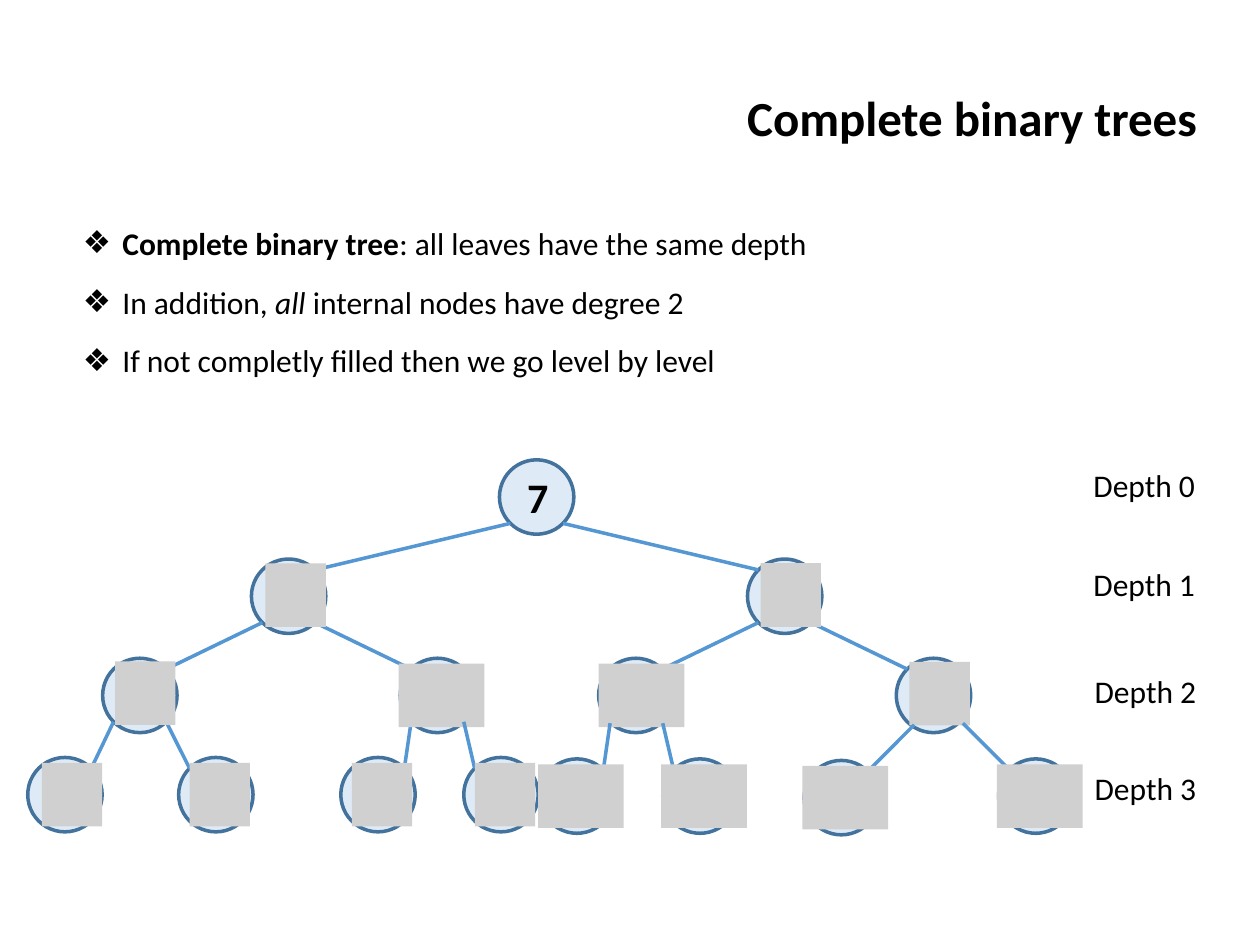
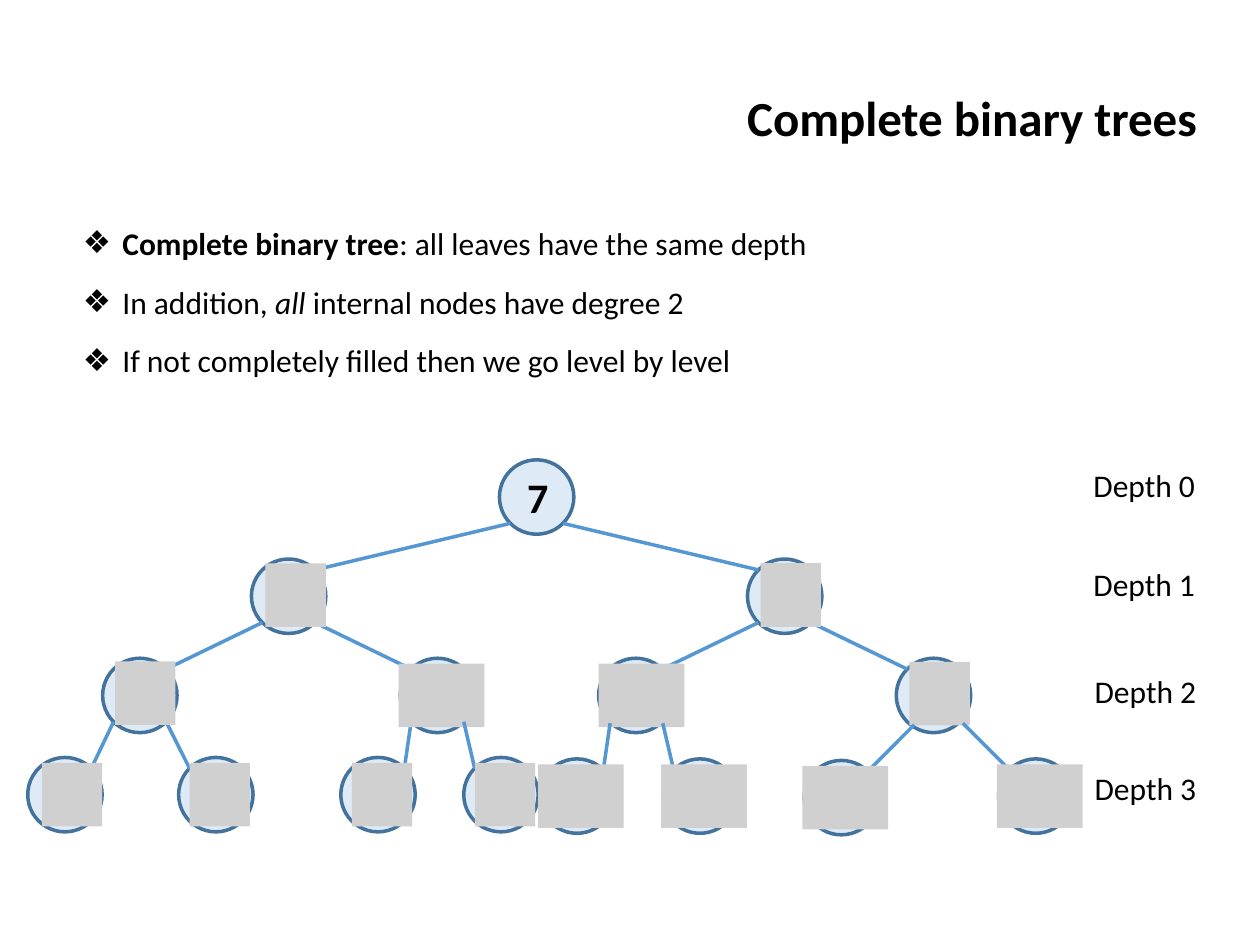
Before and after one commit to ifromm/dsa, a slide deck: slide 25 of slides/unit_6_trees.pptx. Drawn at 1260x945 pixels with LibreOffice and Linux fonts; fonts in the diff are those of the drawing; grey boxes stand for pictures; background and template pictures are left out. Boxes give left, top, right and bottom in pixels: in the first picture for what was removed or moved away, otherwise in the second. Text is boxed around its words. In the diff, an @@ line names an element or a change of style, - is before the commit and + after.

```diff
--- a/slides/unit_6_trees.pptx
+++ b/slides/unit_6_trees.pptx
@@ text at box(122, 350, 731, 378): text changed @@
-❖ If not completly filled then we go level by level
+❖ If not completely filled then we go level by level
```
Also in this commit, not shown: 1 other slide changed, 2 other files.
